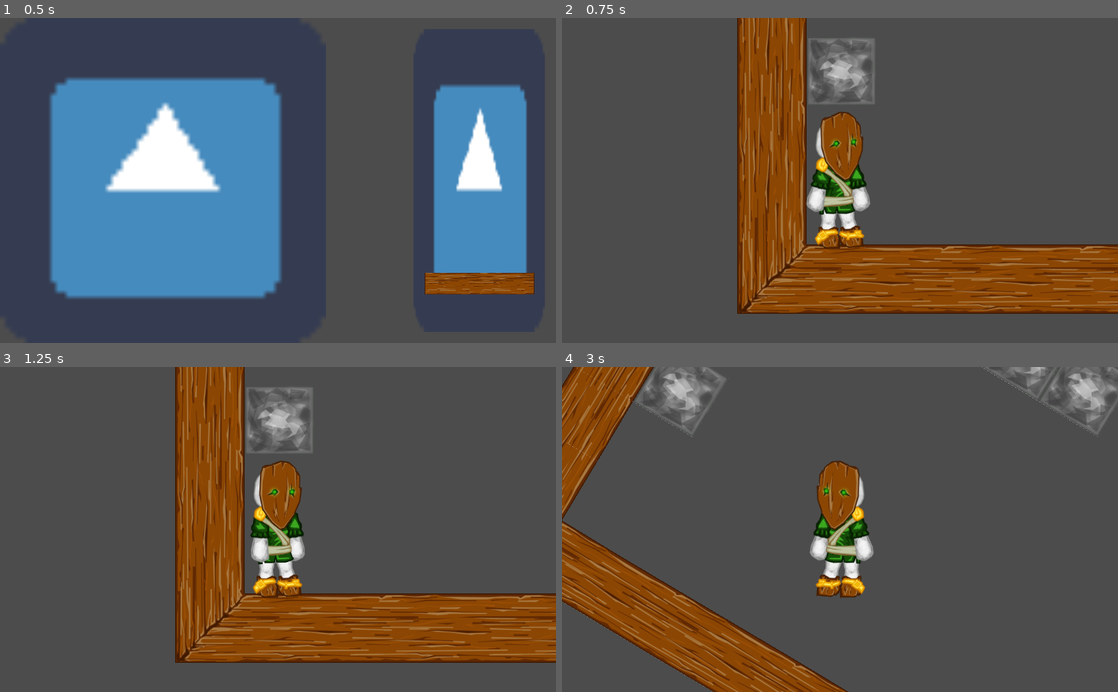
Above: before the commit, frames 1-4 (two rows, left to right).
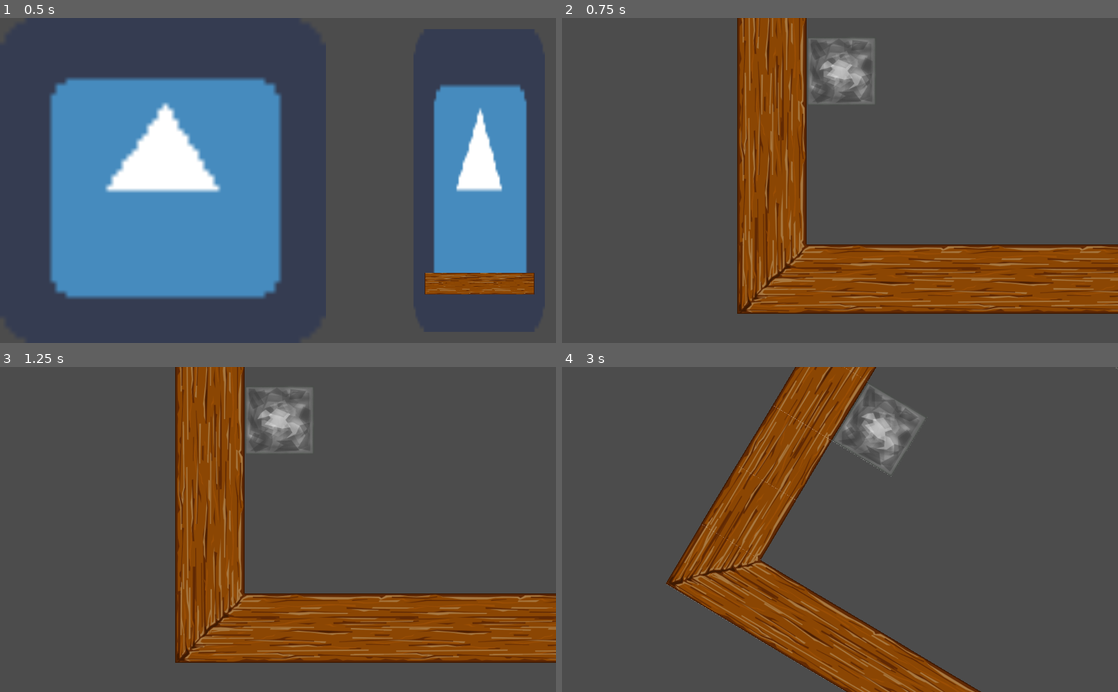
Above: after the commit, the same moments.

Repository: Boivin92/Turning-of-seasons
Game: Godot game, scene res://Menu/MainMenu/MainMenu.tscn
The game is run twice, just before and just after one commit, with the same random seed, the same clock (stepped at 60 frames per second) and the same inputs. The project has no main scene, so this scene is started directly. The engine's default icon, where the game draws it, is replaced by a stand-in: a white triangle on a blue panel in a dark square.
Inputs:
- Up to frame 1 (0.5 s): no input
- Up to frame 2 (0.75 s): click "START" at 0.5 s
- Up to frame 3 (1.25 s): no input
- Up to frame 4 (3 s): tap Enter (ui_accept) at 1.25, 1.55, 2.1 s; hold Down (pound) 1.28-2.03 s; hold D (right) 1.28-2.78 s; tap Space (jump) at 1.52, 1.82, 2.27, 2.3, 2.57 s; hold A (left) from 2.78 s (still down); hold Space (jump) from 2.78 s (still down)

Frame 1 is identical in both runs. In frame 2, 3.3% of the frame differs, in the area x 43-56%, y 28-71%; in frame 3, 3.2%; in frame 4, 39%, in the area x 0-100%, y 0-100%.

Commit message:
Auto stash before merge of "master" and "origin/master"

Diff:
--- a/Level/Level.gd
+++ b/Level/Level.gd
@@ -12,12 +12,14 @@
 func _process(delta):
 	if Input.is_action_just_pressed("ui_accept"):
 		$Tween.start()
+		$Player.brace_character()
 
 func GoToNextLevel():
 	get_tree().change_scene_to(NextLevel)
 
 func _on_Tween_tween_completed(object, key):
 	_prepare_tween()
+	$Player.release_bracing()
 
 func _prepare_tween():
 	$Tween.remove_all()
--- a/Player/Player.gd
+++ b/Player/Player.gd
@@ -6,22 +6,30 @@
 export (int) var jump_speed : int
 
 var pounding : bool
+var available : bool = true
 
 # Called when the node enters the scene tree for the first time.
 func _ready():
 	pass # Replace with function body.
 
+func brace_character():
+	available = false
+	$AnimatedSprite.play("brace")
+
+func release_bracing():
+	available = true
+
 func _physics_process(delta):
 	if is_on_floor():
 		velocity.y = 0
 	velocity.y += gravity * delta
-	if not pounding:
+	if not pounding && available:
 		get_input()
 	velocity.y = clamp(velocity.y, -2000, 2000)
 	var airborne = not is_on_floor()
+
+	move_and_slide(velocity, Vector2(0, -1), false, 4, 0.523599)
 	_set_sprite()
-	move_and_slide(velocity, Vector2(0, -1))
-
 	if airborne && is_on_floor():
 		_shake_camera()
 
@@ -30,8 +38,19 @@
 
 
 func _set_sprite() -> void:
-	if velocity.x == 0:
-		$AnimatedSprite.play("idle")
+	if available:
+		if velocity.x == 0:
+			$AnimatedSprite.play("idle")
+		else:
+			$AnimatedSprite.play("walk")
+	else:
+		#TODO: play bracing animation
+		pass
+
+	if velocity.y < 0:
+		$AnimatedSprite.play("jump")
+	if velocity.y > 0:
+		$AnimatedSprite.play("fall")
 
 	if velocity.x < 0:
 		$AnimatedSprite.flip_h = true
--- a/Player/Player.tscn
+++ b/Player/Player.tscn
@@ -13,6 +13,11 @@
 "loop": true,
 "name": "idle",
 "speed": 2.0
+}, {
+"frames": [  ],
+"loop": true,
+"name": "brace",
+"speed": 5.0
 }, {
 "frames": [  ],
 "loop": true,
@@ -45,8 +50,7 @@
 
 [node name="AnimatedSprite" type="AnimatedSprite" parent="."]
 frames = SubResource( 2 )
-animation = "idle"
-frame = 1
+animation = "brace"
 playing = true
 
 [node name="CollisionShape2D" type="CollisionShape2D" parent="."]
